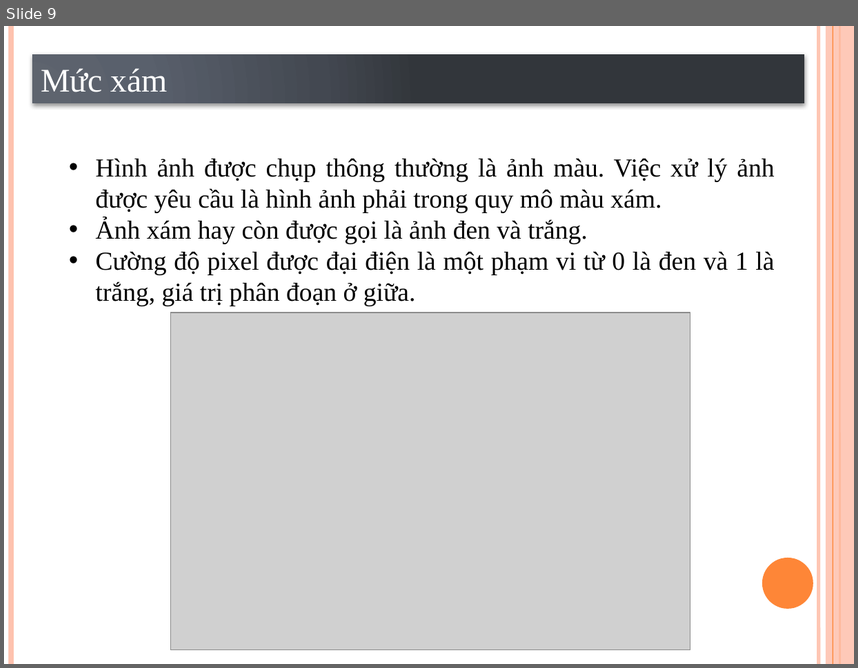
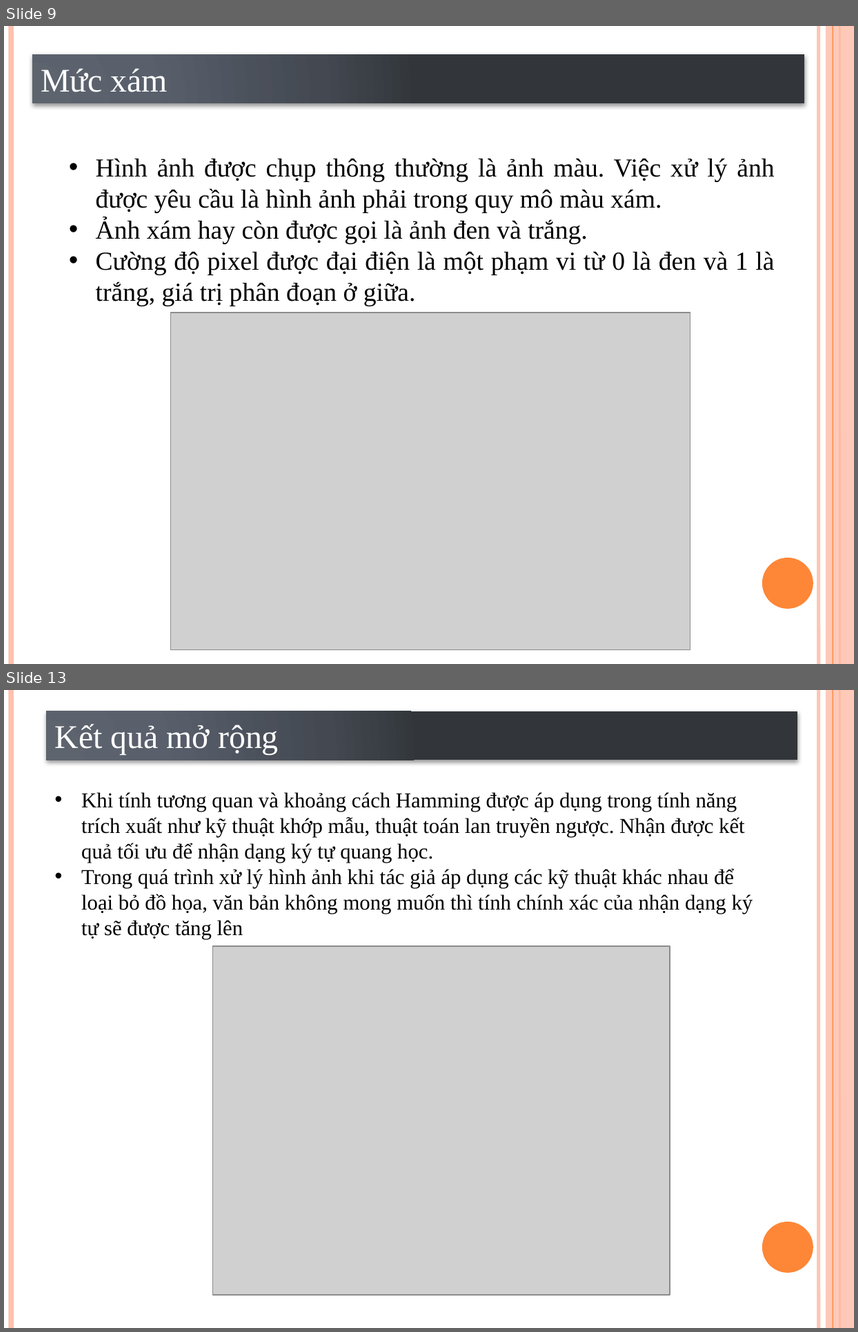
Before and after one commit to VoLeKhanhDuy/Xu_Ly_Anh, a slide deck: Optical character recognition using template matching.pptx. Shown one above the other, each under a label of ours: slide 9 before the commit, slides 9 and 13 after it; the slides between them are not shown. The pictures are 858x668 and 858x1332 pixels, drawn with LibreOffice and Linux fonts; fonts in the diff are those of the drawing; grey boxes stand for pictures. Boxes give left, top, right and bottom in pixels: in the first picture for what was removed or moved away, otherwise in the second. Text is boxed around its words. In the diff, an @@ line names an element or a change of style, - is before the commit and + after.

```diff
--- a/Optical character recognition using template matching.pptx
+++ b/Optical character recognition using template matching.pptx
@@ slide 13 added at [4,690,854,1328], background #FFFFFF; not listed: 6 template elements that a slide beside it also shows @@
@@ rectangle added at [47,711,797,760], fill gradient #5E656F to #5B616B to #444951 to #32363C, 28 pt, text #FFFFFF @@
+Kết quả mở rộng
@@ text added at [81,792,753,939], 18 pt, text #000000 @@
+• Khi tính tương quan và khoảng cách Hamming được áp dụng trong tính năng trích xuất như kỹ thuật khớp mẫu, thuật toán lan truyền ngược. Nhận được kết quả tối ưu để nhận dạng ký tự quang học.
+• Trong quá trình xử lý hình ảnh khi tác giả áp dụng các kỹ thuật khác nhau để loại bỏ đồ họa, văn bản không mong muốn thì tính chính xác của nhận dạng ký tự sẽ được tăng lên
@@ picture added at [213,946,671,1294] @@
```
Also in this commit, not shown: 5 other slides added.
